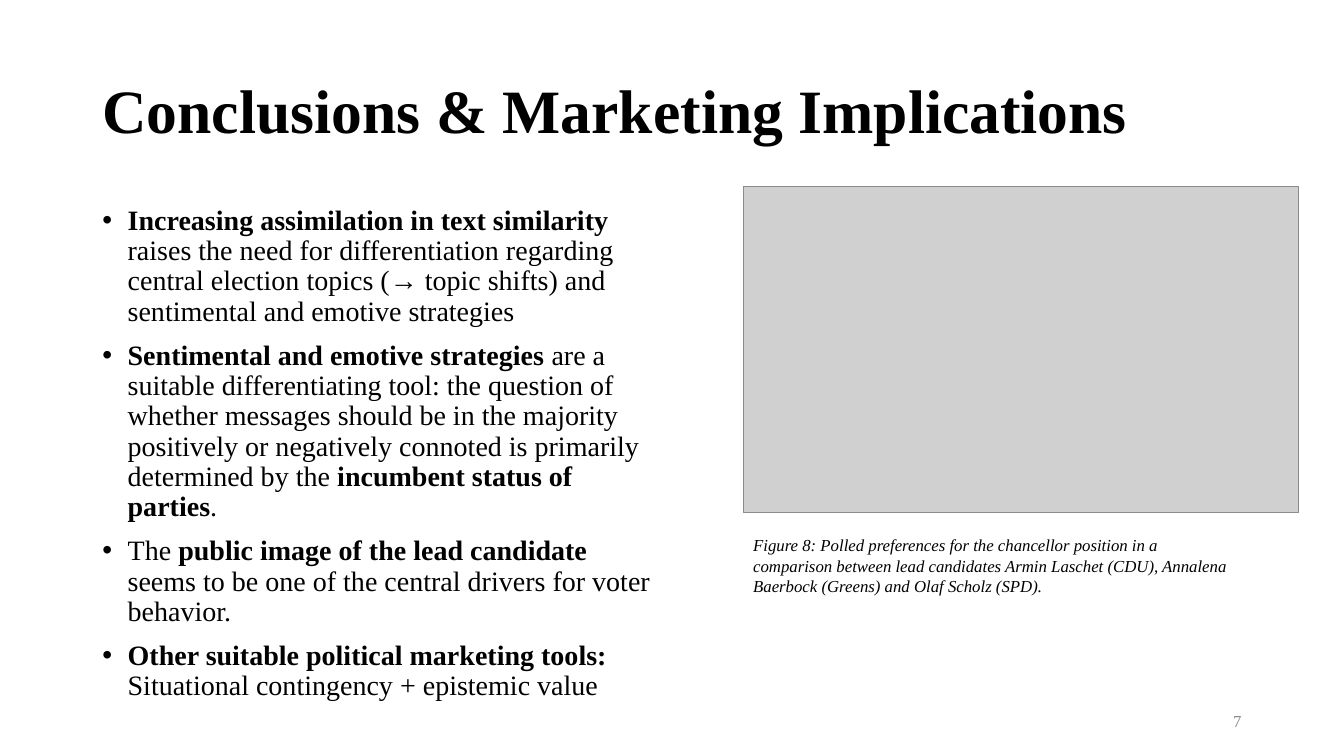
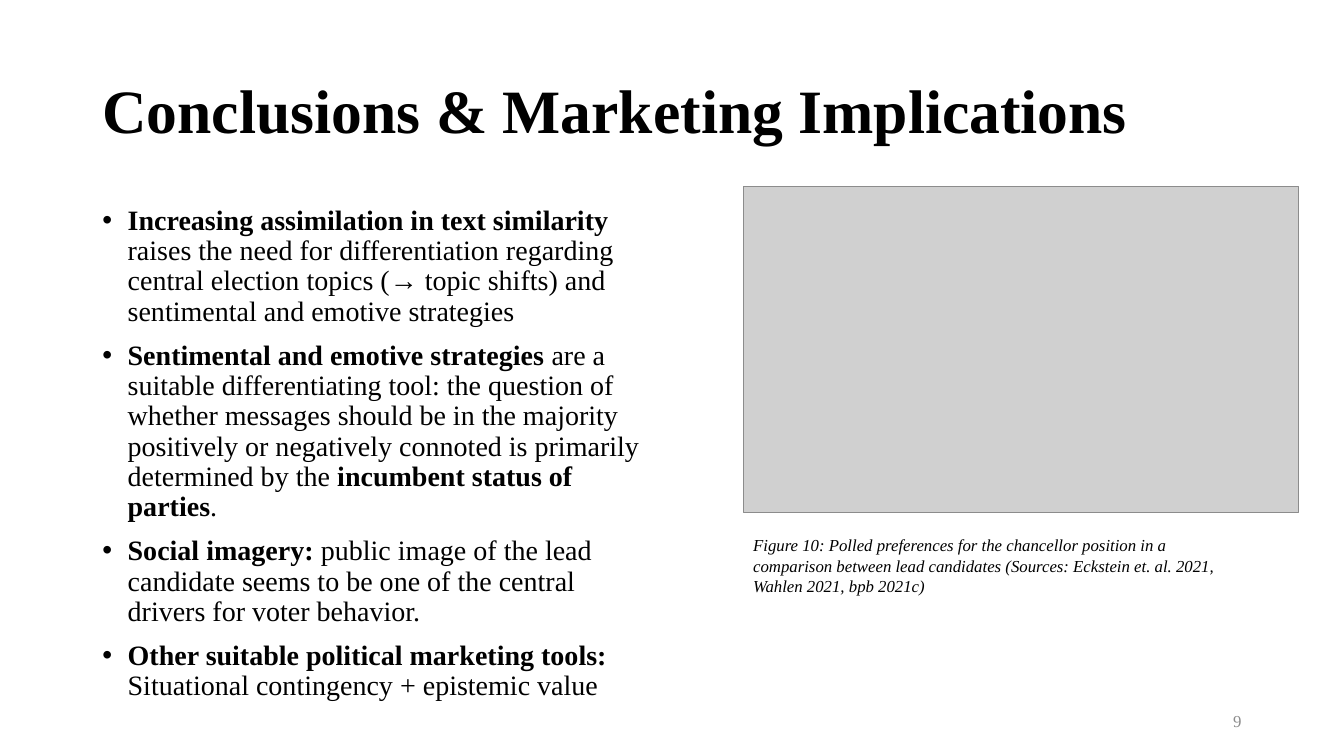
Before and after one commit to philippklaeger/Gaining-The-Competitive-Edge, a slide deck: slide 9 of thesis/Short Presentation.pptx (slide 7 before the commit). Drawn at 1344x756 pixels with LibreOffice and Linux fonts; fonts in the diff are those of the drawing; grey boxes stand for pictures. Boxes give left, top, right and bottom in pixels: in the first picture for what was removed or moved away, otherwise in the second. Text is boxed around its words. In the diff, an @@ line names an element or a change of style, - is before the commit and + after.

```diff
--- a/thesis/Short Presentation.pptx
+++ b/thesis/Short Presentation.pptx
@@ text at [753,539,1214,596]: text changed @@
-Figure 8: Polled preferences for the chancellor position in a comparison between lead candidates Armin Laschet (CDU), Annalena Baerbock (Greens) and Olaf Scholz (SPD).
+Figure 10: Polled preferences for the chancellor position in a comparison between lead candidates (Sources: Eckstein et. al. 2021, Wahlen 2021, bpb 2021c)
@@ text at [128,540,592,622]: text changed @@
-• The public image of the lead candidate seems to be one of the central drivers for voter behavior.
+• Social imagery: public image of the lead candidate seems to be one of the central drivers for voter behavior.
@@ page number at [1233,716,1241,727]: text changed @@
-7
+9
```
Also in this commit, not shown: 4 other slides changed, 4 slides added, 2 other files.
